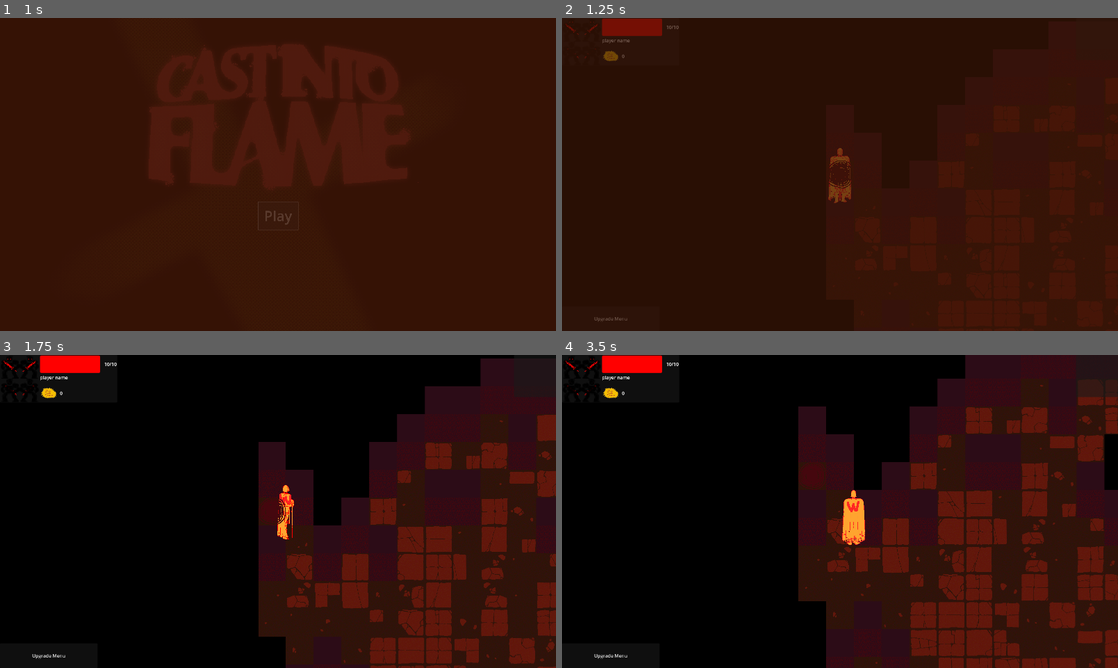
Above: before the commit, frames 1-4 (two rows, left to right).
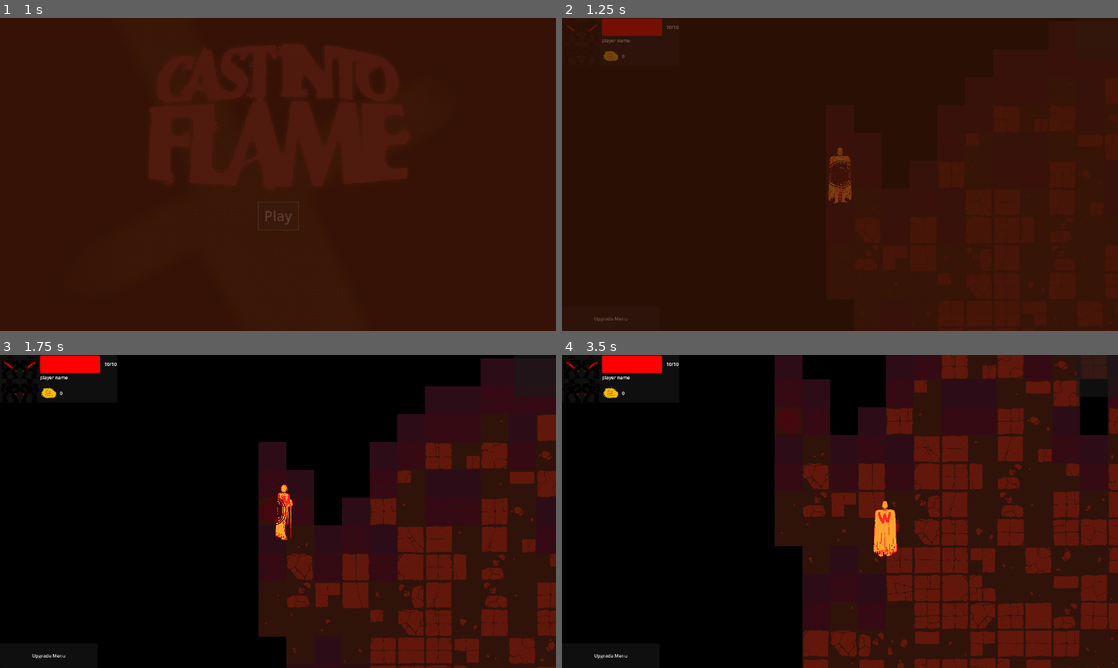
Above: after the commit, the same moments.

Repository: jible/capstone
Game: Godot game, scene res://scenes/testScenes/main_menu.tscn
Two runs of this game, one before a commit and one after it. Both use one fixed random seed, a clock stepped at 60 frames per second and the inputs below.
Inputs (mouse positions are in pixels of both pictures, inside the frame that each line leads up to):
- Up to frame 1 (1 s): click "Play" at 0.5 s
- Up to frame 2 (1.25 s): no input
- Up to frame 3 (1.75 s): move the mouse to (400, 495) at 1.27 s; hold Right (right) from 1.28 s (still down); hold Space (attack) from 1.28 s (still down)
- Up to frame 4 (3.5 s): move the mouse to (728, 527) at 2.02 s; release Right (right) at 2.03 s; release Space (attack) at 2.03 s; hold Down (down) 2.03-2.78 s; tap Space (attack) at 2.1 s; move the mouse to (895, 442) at 2.77 s; hold Right (right) from 2.78 s (still down); hold Space (attack) from 2.78 s (still down)

Frame 1 is identical in both runs. In frame 2, less than 0.1% of the frame differs, in the area x 47-53%, y 41-60%; in frame 3, 0.4%; in frame 4, 29%, in the area x 38-100%, y 0-100%.

Commit message:
Player Movement/hitboxes patched

Diff:
--- a/scenes/prefabs/npcs/enemies/basic_enemy.tscn
+++ b/scenes/prefabs/npcs/enemies/basic_enemy.tscn
@@ -579,6 +579,7 @@
 
 [node name="Hurt" type="Node2D" parent="State Machine" node_paths=PackedStringArray("health_manager", "hurtbox", "mobility_manager")]
 script = ExtResource("6_1sls6")
+knockback_velocity = 2000.0
 health_manager = NodePath("../../Health Manager")
 hurtbox = NodePath("../../Hurtbox")
 mobility_manager = NodePath("../../Mobility Manager")
--- a/scenes/prefabs/player/player.tscn
+++ b/scenes/prefabs/player/player.tscn
@@ -585,8 +585,13 @@
 
 [sub_resource type="CircleShape2D" id="CircleShape2D_kqpcb"]
 
+[sub_resource type="RectangleShape2D" id="RectangleShape2D_80b3n"]
+size = Vector2(200, 200)
+
+[sub_resource type="CircleShape2D" id="CircleShape2D_u7xil"]
+radius = 112.071
+
 [node name="Player" type="CharacterBody2D" node_paths=PackedStringArray("mobility_manager", "state_machine", "hitbox", "hurtbox", "sprite_manager", "direction_manager", "health_manager", "pick_up", "inventory") groups=["Player"]]
-scale = Vector2(0.25, 0.25)
 collision_mask = 67
 motion_mode = 1
 script = ExtResource("1_u3dna")
@@ -601,7 +606,6 @@
 inventory = NodePath("Inventory")
 
 [node name="Animation Manager" parent="." instance=ExtResource("9_sc1mn")]
-scale = Vector2(3.935, 3.935)
 sprite_frames = SubResource("SpriteFrames_mf368")
 animation = &"attack_west"
 
@@ -609,7 +613,7 @@
 shape = SubResource("CircleShape2D_kqpcb")
 
 [node name="Mobility Manager" parent="." instance=ExtResource("14_2dfdq")]
-max_speed = 100
+max_speed = 250
 
 [node name="State Machine" parent="." instance=ExtResource("3_igigb")]
 default_state = "Idle"
@@ -646,6 +650,9 @@
 collision_mask = 16
 detecting = false
 
+[node name="CollisionShape2D" parent="Hitbox" index="0"]
+shape = SubResource("RectangleShape2D_80b3n")
+
 [node name="Hurtbox" parent="." instance=ExtResource("9_po6ig")]
 collision_layer = 4
 collision_mask = 32
@@ -655,6 +662,9 @@
 [node name="Health Manager" parent="." instance=ExtResource("14_myo2d")]
 
 [node name="Pick Up" parent="." instance=ExtResource("15_nqwto")]
+
+[node name="CollisionShape2D" parent="Pick Up" index="0"]
+shape = SubResource("CircleShape2D_u7xil")
 
 [node name="Inventory" parent="." node_paths=PackedStringArray("speaker") instance=ExtResource("16_ycf0q")]
 speaker = NodePath("../AudioStreamPlayer2D")
--- a/scripts/characters/npc/enemy/basic_enemy/states/hurt.gd
+++ b/scripts/characters/npc/enemy/basic_enemy/states/hurt.gd
@@ -4,6 +4,7 @@
 @export var lock_direction = true
 @export var movement_details =  {
 	"moveable": false,
+	"limit_velocity" : false
 }
 @export var knockback_velocity: float = 900
 @export var animation_name = "hurt"
--- a/scripts/enemy_manager.gd
+++ b/scripts/enemy_manager.gd
@@ -26,9 +26,8 @@
 	enemy_pools[enemy.type].kill(enemy)
 
 func spawn_enemy(pos, enemy_type = null):
-	if enemy_type == null:
+	if enemy_type == null || enemy_pools[enemy_type].collection.size() <= 30:
 		return null
-
 	var new_enemy = enemy_pools[enemy_type].add(get_tree().current_scene)
 	new_enemy.global_position = pos
 	# might need to reset its velocity after TPing it
Not shown: 2 places in scenes/prefabs/player/player.tscn that only renumber resources
